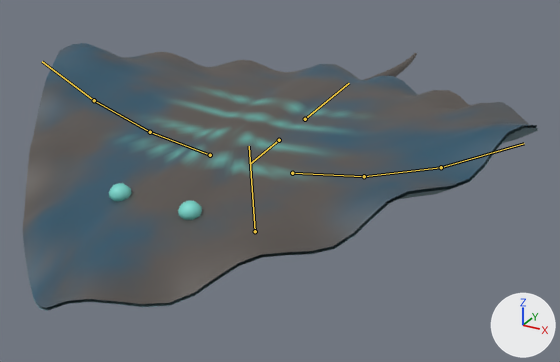
An edit to the glTF model assets/creatures/sail_leech/sail_leech.glb, drawn before and after from the same camera.
Camera for both pictures: a camera (50 mm lens) standing at (0.931, -1.505, 0.888) and looking at (-0.007, 0.201, 0.035). Every picture has the same lights, and +X, +Y and +Z are marked at lower right. The older version comes first. Both versions are drawn at frame 2 of the action 'hit_b'; the numbers are the values there. The bones that change, and the others that lie on the model, are drawn over the model as lines.

Objects in the first picture: 'sail_leech'.
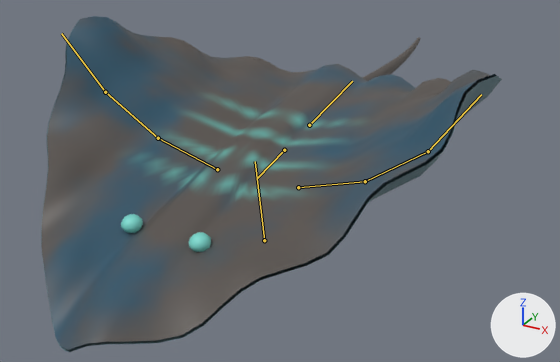
The edits, one by one:
Bone 'root' (bone_root) moves from (0.0, -0.052, -0.052) to (0.0, -0.102, -0.102).
Bone 'root' (bone_root) turns from (5, 0, 0) to (10, 0, 0) degrees about its own x, y and z.
Bone 'wing_l0' (bone_wing_l0) turns from (9, 0, 0) to (18, 0, 0) degrees about its own x, y and z.
Bone 'wing_l1' (bone_wing_l1) turns from (9, 0, 0) to (18, 0, 0) degrees about its own x, y and z.
Bone 'wing_l2' (bone_wing_l2) turns from (9, 0, 0) to (18, 0, 0) degrees about its own x, y and z.
Bone 'wing_r0' (bone_wing_r0) turns from (9, 0, 0) to (18, 0, 0) degrees about its own x, y and z.
Bone 'wing_r1' (bone_wing_r1) turns from (9, 0, 0) to (18, 0, 0) degrees about its own x, y and z.
Bone 'wing_r2' (bone_wing_r2) turns from (9, 0, 0) to (18, 0, 0) degrees about its own x, y and z.

Where the change shows, as pixel boxes [x1, y1, x2, y2] in the pictures (560 x 362 px):
'sail_leech', posed (10% narrower, 25% taller)
    before: [23, 43, 538, 311]
    after: [41, 16, 502, 352]
bone 'root', root to tip
    before: (255, 231) to (249, 146)
    after: (264, 240) to (255, 161)
bone 'wing_l0', root to tip
    before: (292, 173) to (364, 176)
    after: (298, 187) to (365, 181)
bone 'wing_l1', root to tip
    before: (364, 176) to (441, 167)
    after: (365, 181) to (428, 151)
bone 'wing_l2', root to tip
    before: (441, 167) to (524, 143)
    after: (428, 151) to (481, 94)
bone 'wing_r0', root to tip
    before: (210, 155) to (150, 132)
    after: (217, 169) to (158, 138)
bone 'wing_r1', root to tip
    before: (150, 132) to (94, 100)
    after: (158, 138) to (105, 92)
bone 'wing_r2', root to tip
    before: (94, 100) to (42, 61)
    after: (105, 92) to (61, 33)
